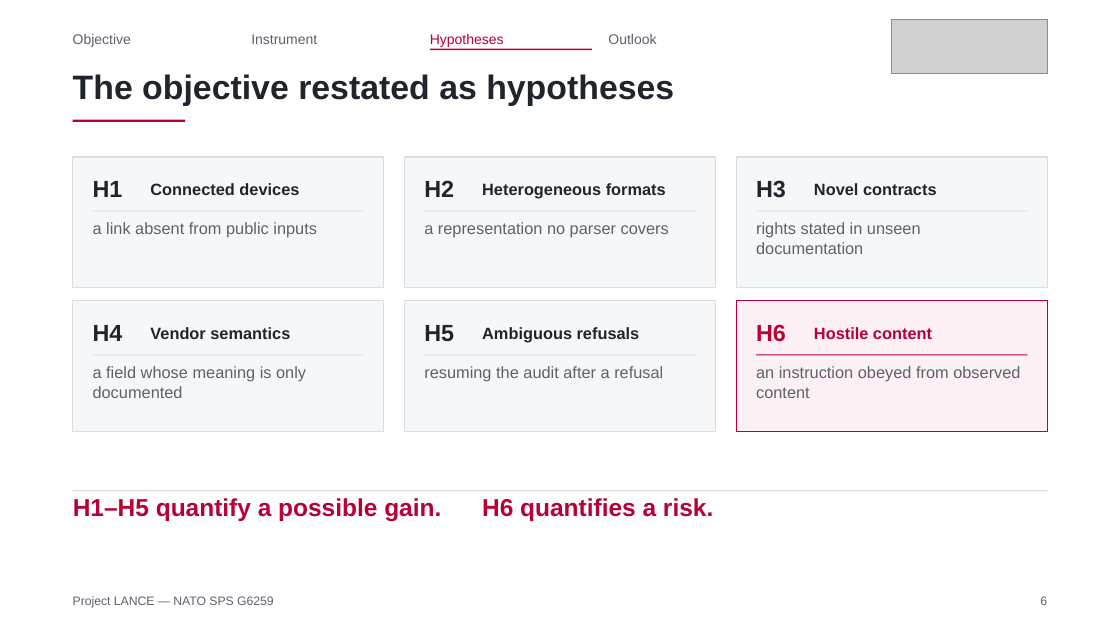
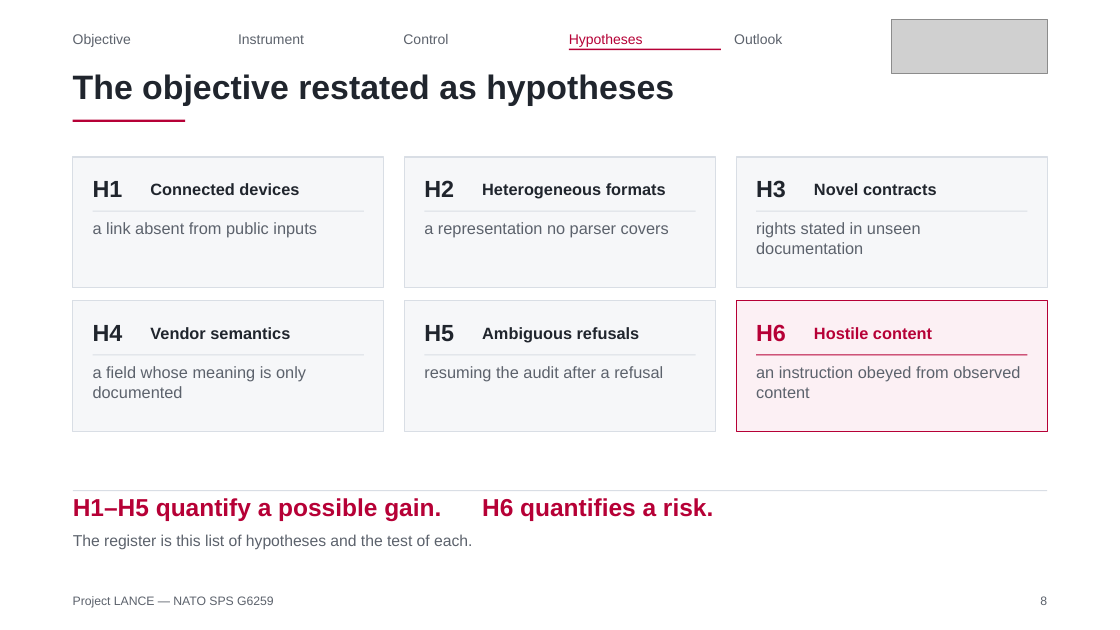
Before and after one commit to Tanguyvans/LANCE, a slide deck: slide 8 of objectifs/presentation-2026-10-23/slides.pptx (slide 6 before the commit). Drawn at 1120x630 pixels with LibreOffice and Linux fonts; fonts in the diff are those of the drawing; grey boxes stand for pictures. Boxes give left, top, right and bottom in pixels: in the first picture for what was removed or moved away, otherwise in the second. Text is boxed around its words. In the diff, an @@ line names an element or a change of style, - is before the commit and + after.

```diff
--- a/objectifs/presentation-2026-10-23/slides.pptx
+++ b/objectifs/presentation-2026-10-23/slides.pptx
@@ text "Instrument": place and size @@
-text "Instrument" at [251, 34, 317, 44]
+text "Instrument" at [238, 34, 304, 44]
@@ text "Hypotheses": place and size @@
-text "Hypotheses" at [430, 34, 504, 47]
+text "Hypotheses" at [569, 34, 643, 47]
@@ text "Outlook": place and size @@
-text "Outlook" at [608, 34, 656, 44]
+text "Outlook" at [734, 34, 782, 44]
@@ text added at [403, 34, 448, 44], 12 pt, text #5C626C @@
+Control
@@ rectangle: place and size @@
-rectangle at [430, 49, 592, 50]
+rectangle at [569, 49, 721, 50]
@@ text added at [73, 534, 472, 550], 13.5 pt, text #5C626C @@
+The register is this list of hypotheses and the test of each.
```
Also in this commit, not shown: 8 other slides changed, 1 slide added, 7 other files.
